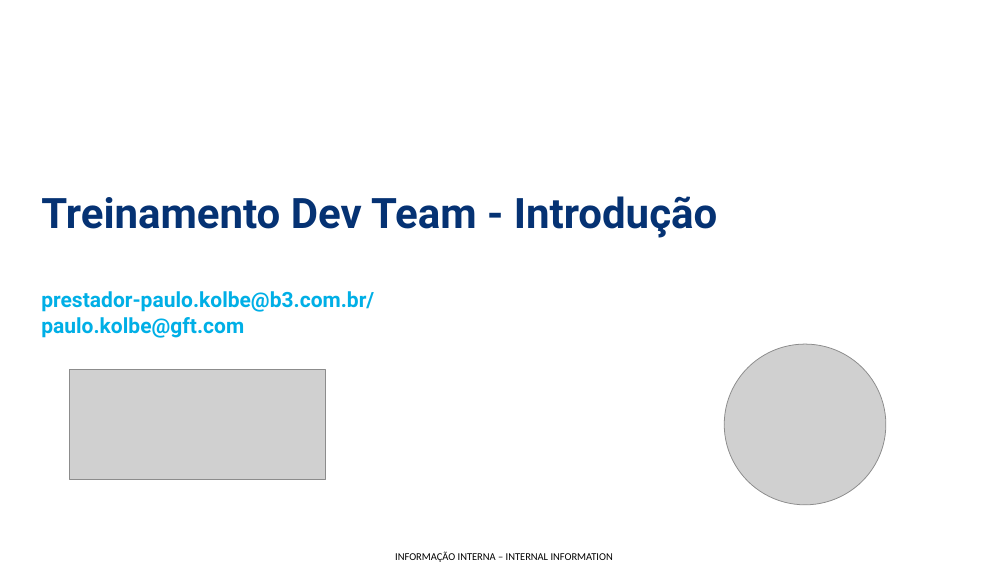
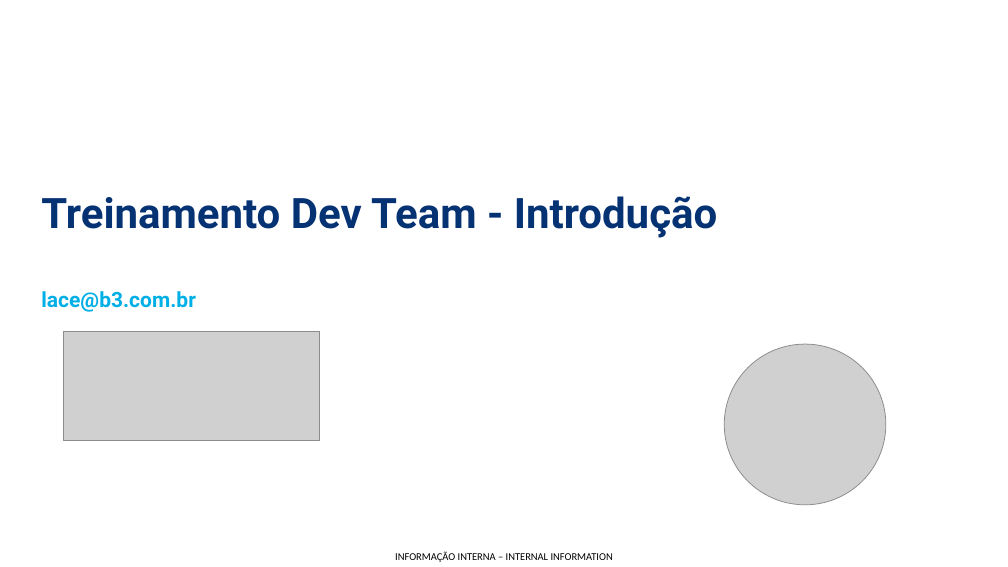
Before and after one commit to phkolbe/hello-world, a slide deck: slide 9 of presentations/01 - Introducao ao treinamento.pptx (slide 7 before the commit). Drawn at 1008x567 pixels with LibreOffice and Linux fonts; fonts in the diff are those of the drawing; grey boxes stand for pictures; background and template pictures are left out. Boxes give left, top, right and bottom in pixels: in the first picture for what was removed or moved away, otherwise in the second. Text is boxed around its words. In the diff, an @@ line names an element or a change of style, - is before the commit and + after.

Commit message:
Atualizacao do material do treinamento

```diff
--- a/presentations/01 - Introducao ao treinamento.pptx
+++ b/presentations/01 - Introducao ao treinamento.pptx
@@ title at [41,196,717,312]: text changed; size 20 to 40 pt; text colour #00AFE6 to #053273 @@
-Treinamento Dev Team - Introdução
-prestador-paulo.kolbe@b3.com.br/
-paulo.kolbe@gft.com
+Treinamento Dev Team - Introdução
+lace@b3.com.br
@@ picture: place and size @@
-picture at [70,370,326,479]
+picture at [64,331,320,441]
```
Also in this commit, not shown: 2 slides added, 23 other files.
